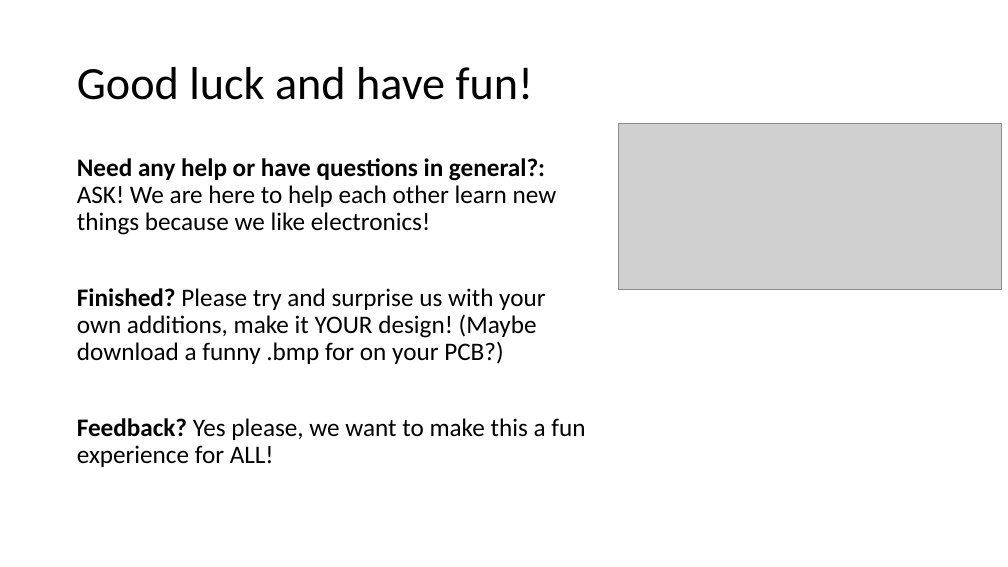
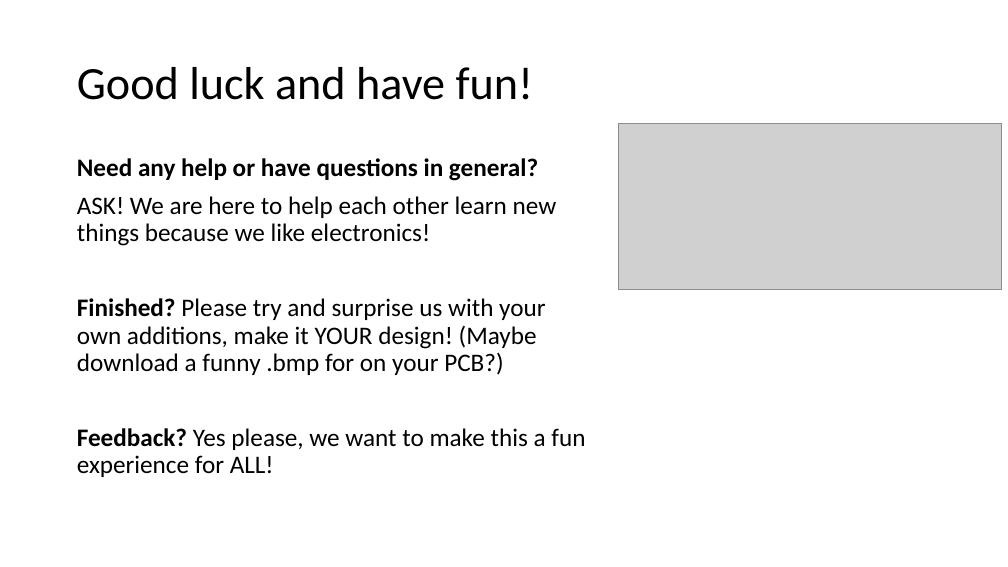
Before and after one commit to Casperdroid5/KiCad7-Workshop-ESE-day, a slide deck: slide 5 of Documents/Workshop Introductory presentation.pptx. Drawn at 1008x567 pixels with LibreOffice and Linux fonts; fonts in the diff are those of the drawing; grey boxes stand for pictures. Boxes give left, top, right and bottom in pixels: in the first picture for what was removed or moved away, otherwise in the second. Text is boxed around its words. In the diff, an @@ line names an element or a change of style, - is before the commit and + after.

```diff
--- a/Documents/Workshop Introductory presentation.pptx
+++ b/Documents/Workshop Introductory presentation.pptx
@@ text at [77,158,557,246]: text changed @@
-Need any help or have questions in general?: ASK! We are here to help each other learn new things because we like electronics!
+Need any help or have questions in general?
+ASK! We are here to help each other learn new things because we like electronics!
```
Also in this commit, not shown: 3 other files.
